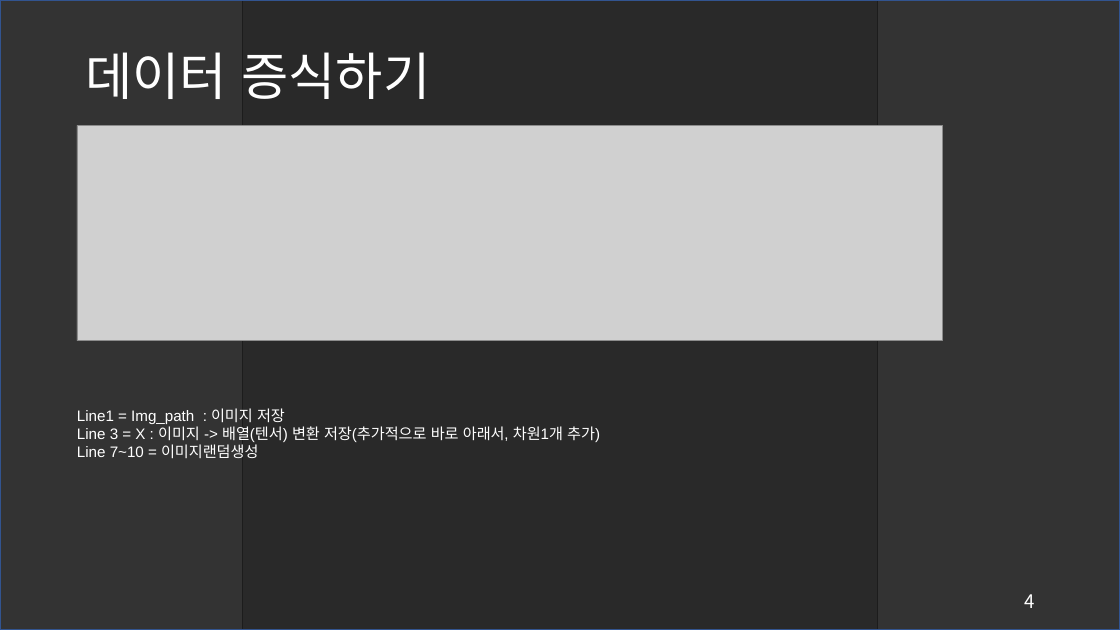
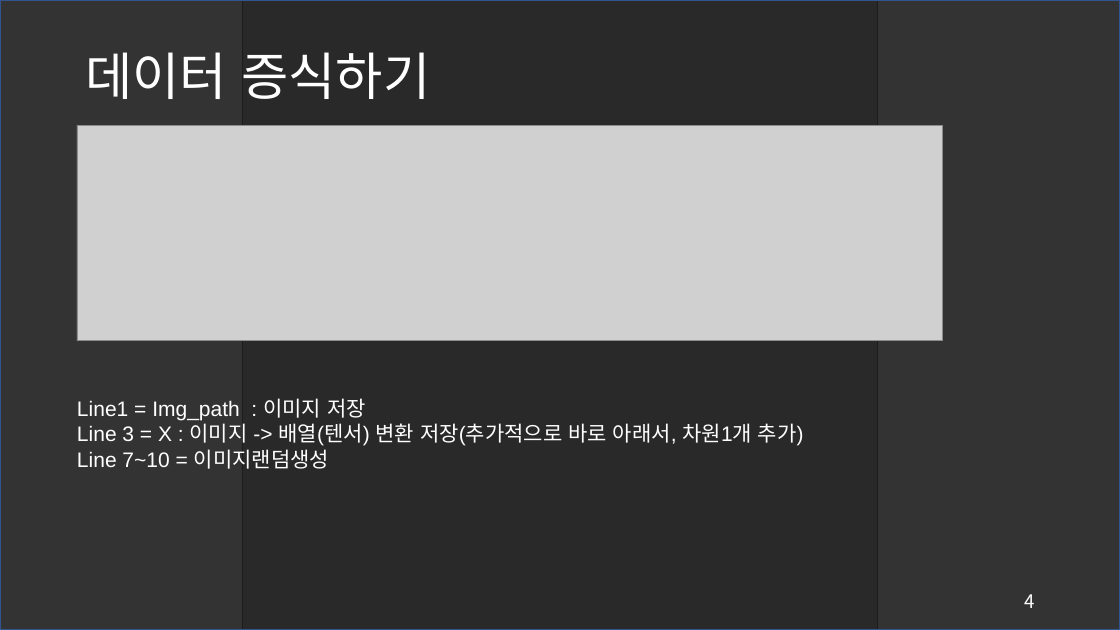
Before and after one commit to SeongGeunLee/DeepLearningStudy, a slide deck: slide 4 of PPT data/4 week/ppt/Dataset/code & ppt/이태학_데이터증식.pptx. Drawn at 1120x630 pixels with LibreOffice and Linux fonts; fonts in the diff are those of the drawing; grey boxes stand for pictures. Boxes give left, top, right and bottom in pixels: in the first picture for what was removed or moved away, otherwise in the second. Text is boxed around its words. In the diff, an @@ line names an element or a change of style, - is before the commit and + after.

```diff
--- a/PPT data/4 week/ppt/Dataset/code & ppt/이태학_데이터증식.pptx
+++ b/PPT data/4 week/ppt/Dataset/code & ppt/이태학_데이터증식.pptx
@@ text "Line1 = Img_path : 이미지 ..." moved from (x1=77, y1=408, x2=600, y2=458) to (x1=77, y1=398, x2=804, y2=469) @@
@@ text "Line1 = Img_path : 이미지 ..." at (x1=77, y1=398, x2=804, y2=469): size 13 to 18 pt @@
```
Also in this commit, not shown: 1 other slide changed, 7 slides added.
